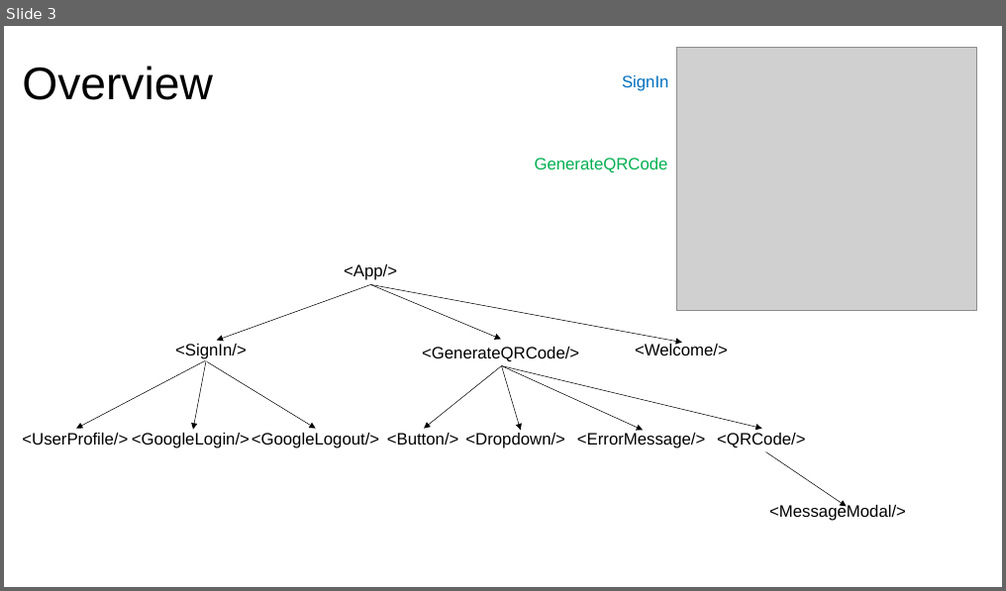
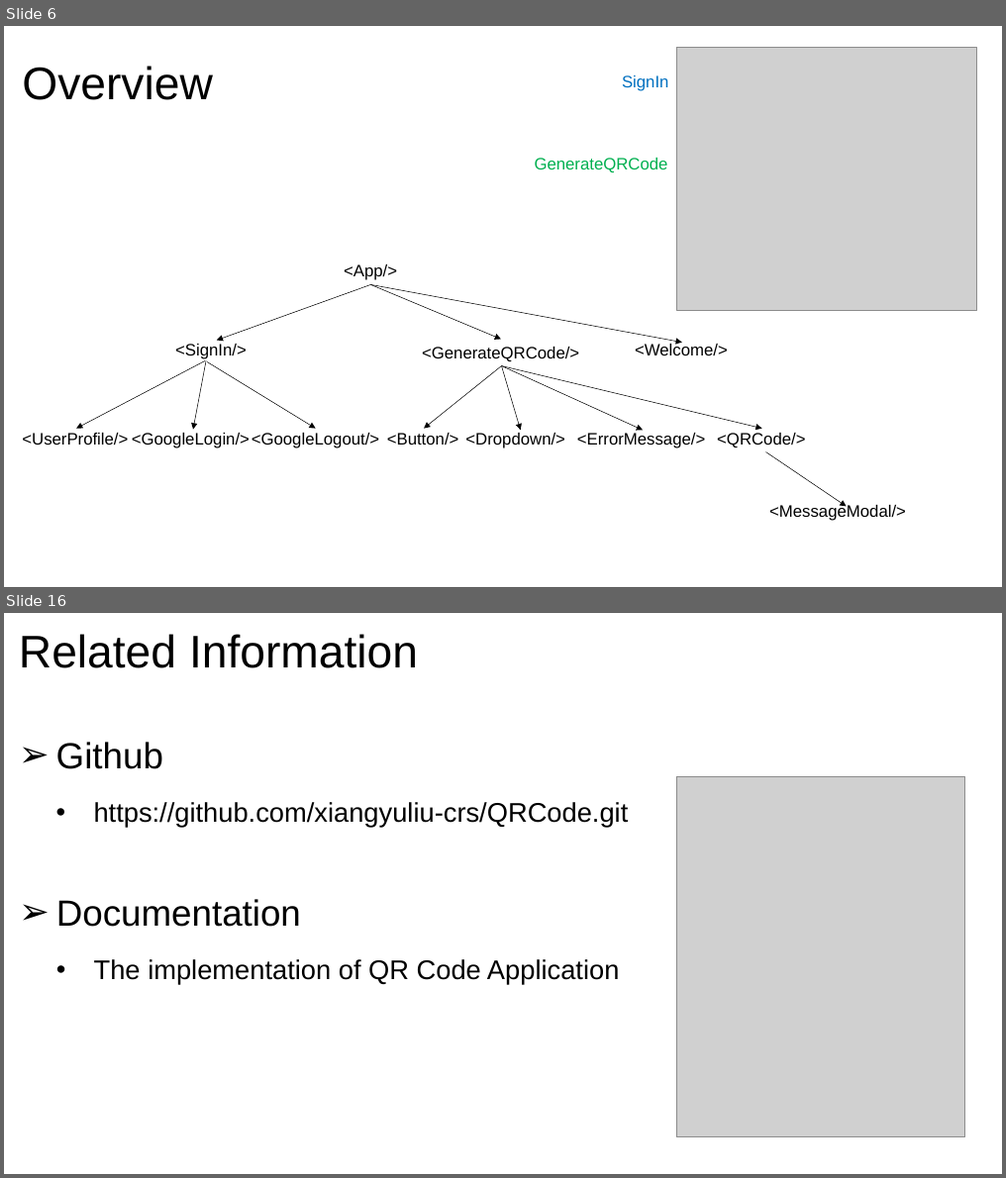
Before and after one commit to xiangyuliu-crs/QRCode, a slide deck: docs/QRCode.pptx. Shown one above the other, each under a label of ours: slide 3 before the commit, slides 6 and 16 after it; the slides between them are not shown. The pictures are 1006x591 and 1006x1178 pixels, drawn with LibreOffice and Linux fonts; fonts in the diff are those of the drawing; grey boxes stand for pictures. Boxes give left, top, right and bottom in pixels: in the first picture for what was removed or moved away, otherwise in the second. Text is boxed around its words. In the diff, an @@ line names an element or a change of style, - is before the commit and + after.

```diff
--- a/docs/QRCode.pptx
+++ b/docs/QRCode.pptx
@@ slide 16 added at <box>4,613,1002,1174</box>, background #FFFFFF @@
@@ title added at <box>19,634,418,668</box>, 44 pt, text #000000 @@
+Related Information
@@ text added at <box>56,742,629,827</box>, 26 pt, text #000000 @@
+➢ Github
+  • https://github.com/xiangyuliu-crs/QRCode.git
@@ picture added at <box>676,776,965,1137</box> @@
@@ text added at <box>56,899,619,984</box>, 26 pt, text #000000 @@
+➢ Documentation
+  • The implementation of QR Code Application
@@ what was slide 3 is now slide 6 @@
```
Also in this commit, not shown: 4 slides changed, 9 other slides added.
